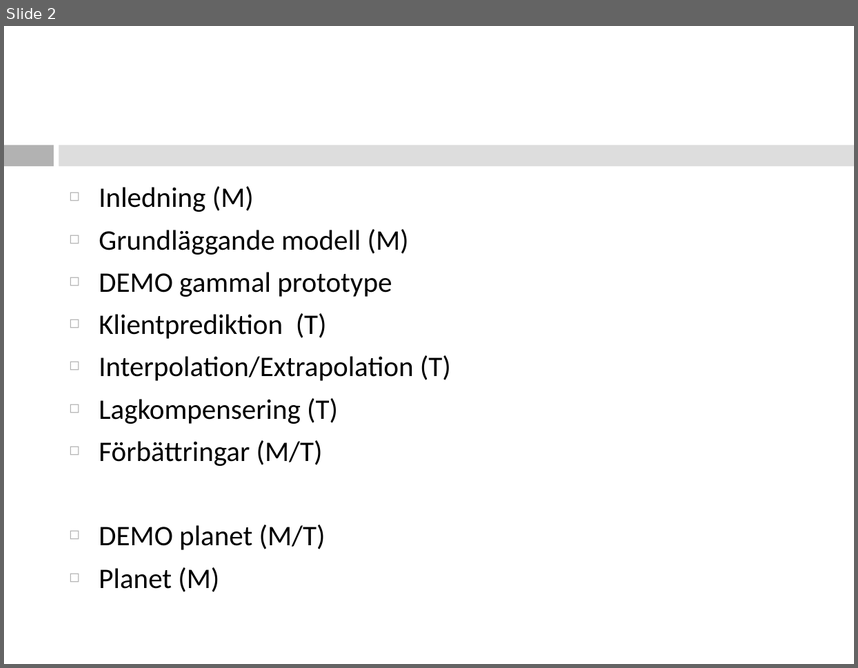
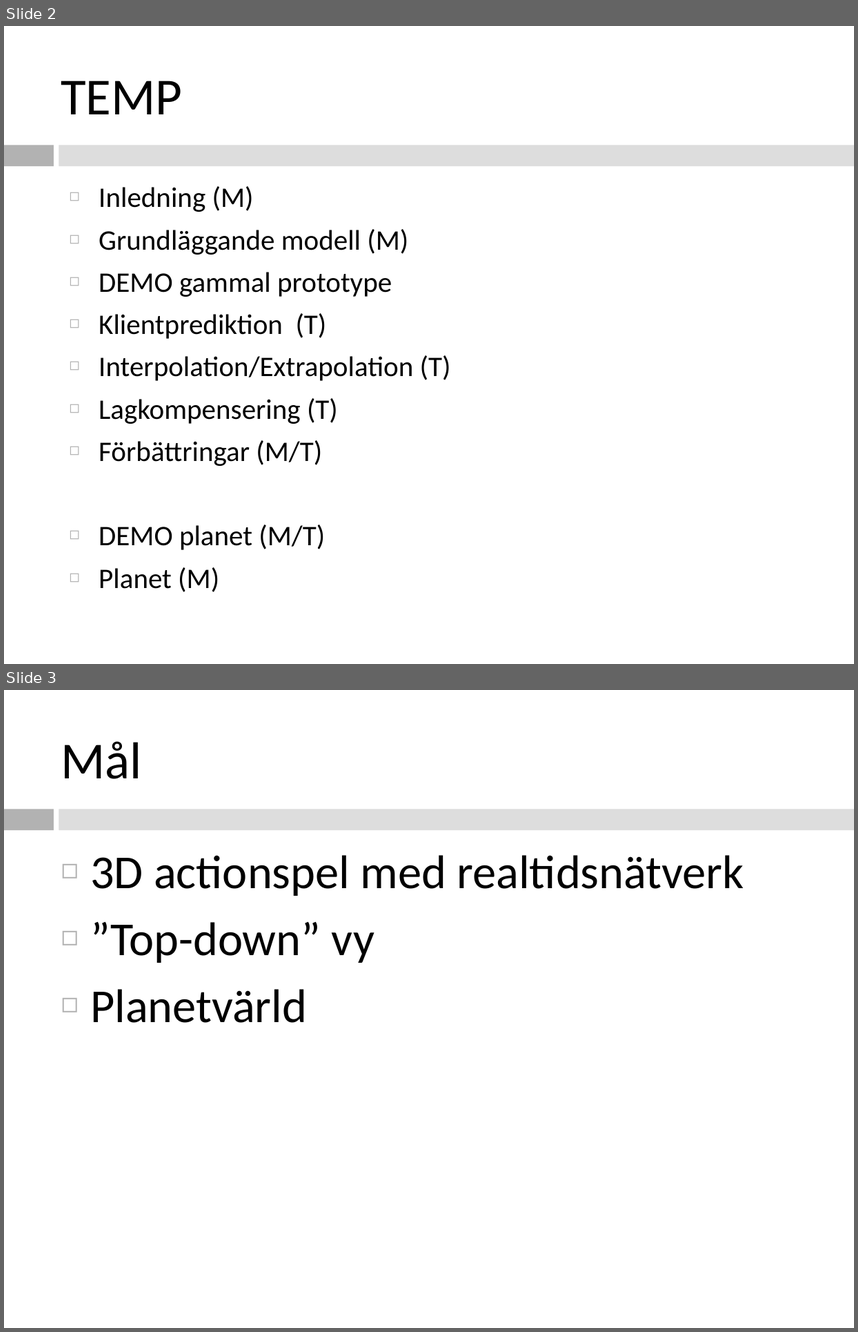
Before and after one commit to southor/planet, a slide deck: presentation/Natverksspel.ppt. Shown one above the other, each under a label of ours: slide 2 before the commit, slides 2 and 3 after it. The pictures are 858x668 and 858x1332 pixels, drawn with LibreOffice and Linux fonts; fonts in the diff are those of the drawing. Boxes give left, top, right and bottom in pixels: in the first picture for what was removed or moved away, otherwise in the second. Text is boxed around its words. In the diff, an @@ line names an element or a change of style, - is before the commit and + after.

```diff
--- a/presentation/Natverksspel.ppt
+++ b/presentation/Natverksspel.ppt
@@ slide 3 added at box(4, 690, 854, 1328), background #FFFFFF; not listed: 2 template elements that a slide beside it also shows @@
@@ title added at box(61, 741, 142, 779), 44 pt, text #000000 @@
+Mål
@@ text added at box(90, 855, 744, 1023), 40 pt, text #000000 @@
+◻ 3D actionspel med realtidsnätverk
+◻ ”Top-down” vy
+◻ Planetvärld
@@ slide 2 changed as well @@
@@ text added at box(61, 81, 183, 114), 44 pt, text #000000 @@
+TEMP
```
Also in this commit, not shown: 1 other slide changed, 5 other slides added, 2 slides removed.
